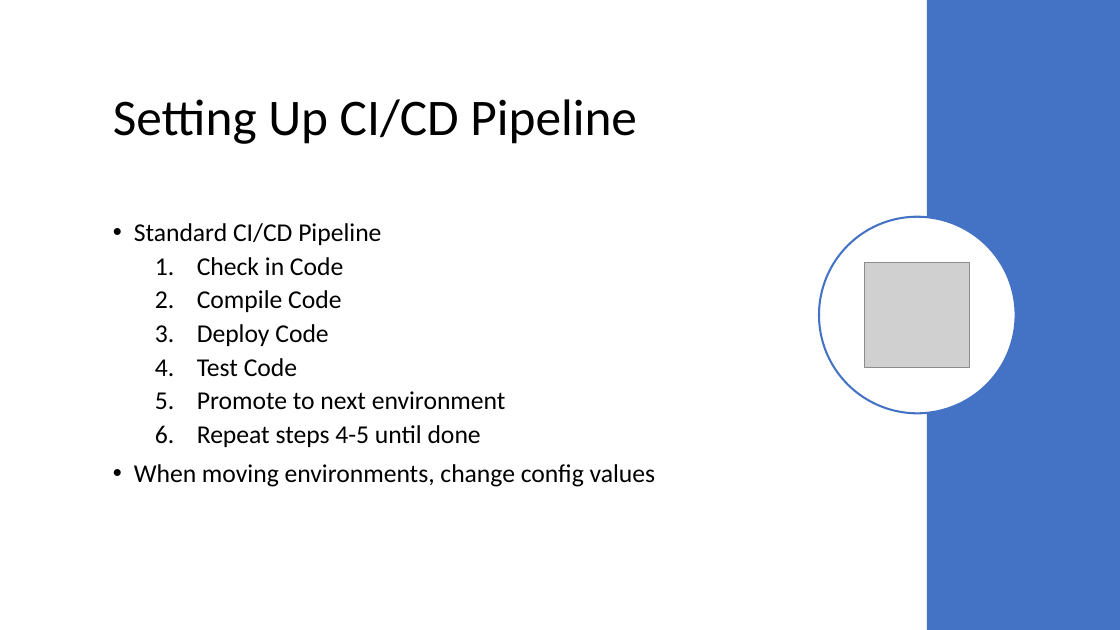
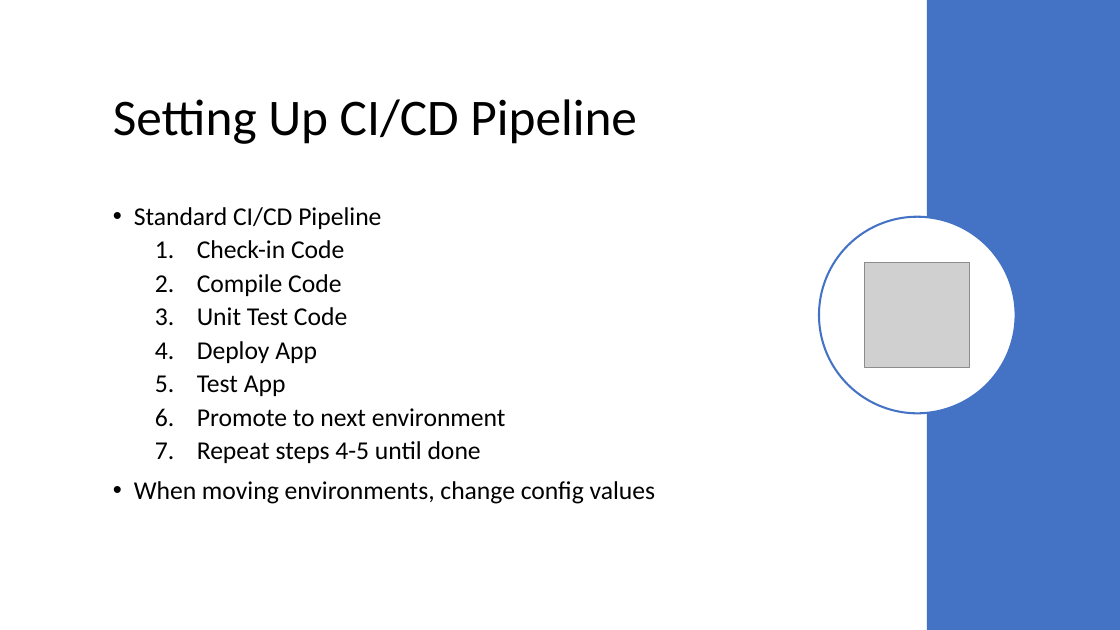
Before and after one commit to ProgrammerAL/Presentations-2019, a slide deck: slide 18 of 01-10 - ONETUG - Working with NuGet Packages/Presentation.pptx. Drawn at 1120x630 pixels with LibreOffice and Linux fonts; fonts in the diff are those of the drawing; grey boxes stand for pictures. Boxes give left, top, right and bottom in pixels: in the first picture for what was removed or moved away, otherwise in the second. Text is boxed around its words. In the diff, an @@ line names an element or a change of style, - is before the commit and + after.

```diff
--- a/01-10 - ONETUG - Working with NuGet Packages/Presentation.pptx
+++ b/01-10 - ONETUG - Working with NuGet Packages/Presentation.pptx
@@ text at [197,240,344,258]: text changed @@
-  1. Check in Code
+  1. Check-in Code
@@ text at [197,307,347,396]: text changed @@
-  3. Deploy Code
-  4. Test Code
+  3. Unit Test Code
+  4. Deploy App
+  5. Test App
```
Also in this commit, not shown: 3 other slides changed, 2 slides added, 2 slides removed, 8 other files.
